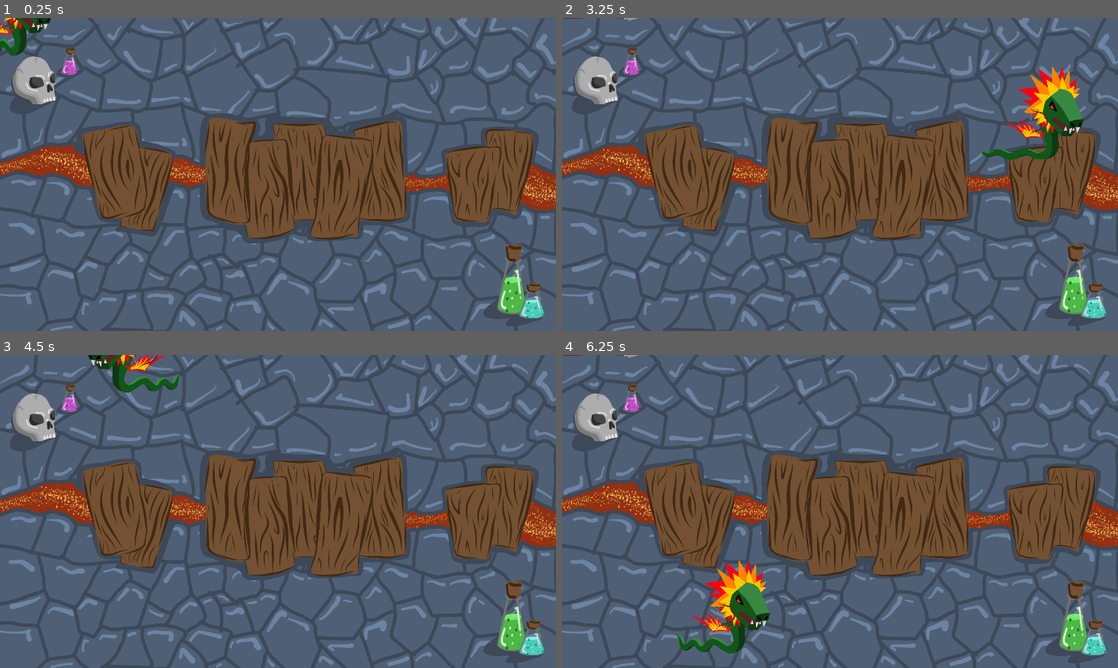
Above: before the commit, frames 1-4 (two rows, left to right).
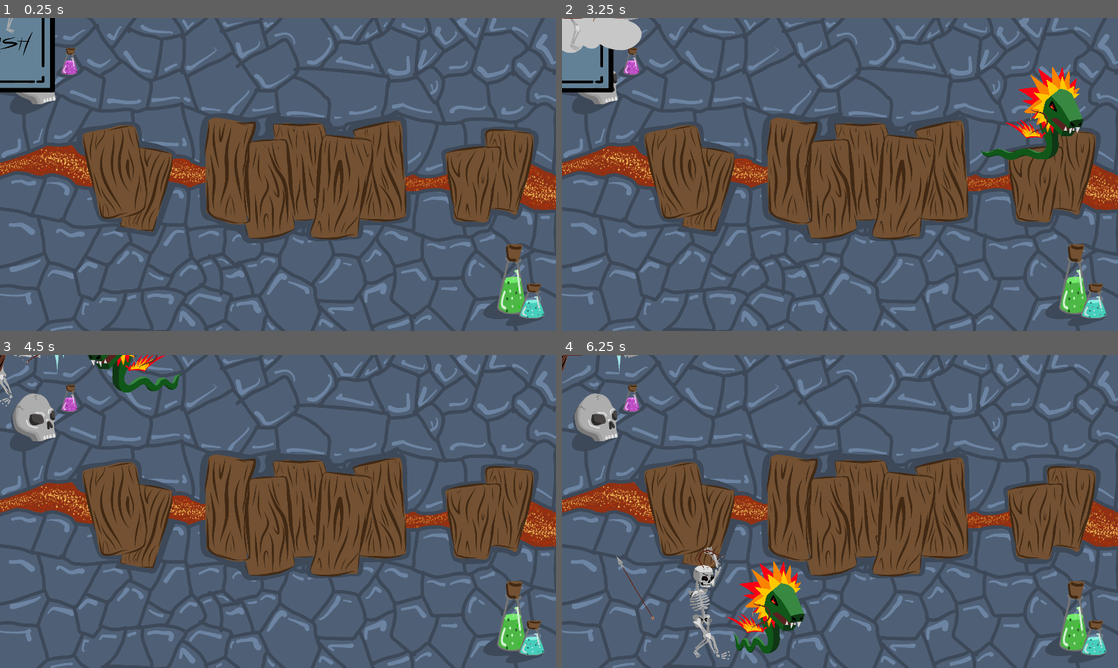
Above: after the commit, the same moments.

Repository: RNSM-Games/godot-gmtk-jam-2023
Game: Godot game, scene res://scenes/RealMain.tscn
Two runs of this game, one before a commit and one after it. Both use one fixed random seed, a clock stepped at 60 frames per second and the inputs below. This scene is started directly instead of the project's main scene.
Inputs (mouse positions are in pixels of both pictures, inside the frame that each line leads up to):
- Up to frame 1 (0.25 s): no input
- Up to frame 2 (3.25 s): tap Enter at 0.5 s; move the mouse to (962, 158) at 0.52 s; hold Right (right) 0.53-1.28 s; hold Right mouse button (Ability) 0.53-1.28 s; move the mouse to (728, 190) at 1.27 s; hold Down (down) 1.28-2.03 s; click (728, 190) at 1.35 s; move the mouse to (895, 105) at 2.02 s; hold Right (right) 2.03-2.78 s; hold Right mouse button (Ability) 2.03-2.78 s; move the mouse to (812, 237) at 2.77 s; hold Up (up) from 2.78 s (still down); click (812, 237) at 2.85 s
- Up to frame 3 (4.5 s): move the mouse to (444, 558) at 3.52 s; release Up (up) at 3.53 s; hold Right mouse button (Ability) 3.53-4.28 s; hold Left (left) from 3.53 s (still down); move the mouse to (111, 464) at 4.27 s; click (111, 464) at 4.35 s
- Up to frame 4 (6.25 s): move the mouse to (867, 511) at 5.02 s; release Left (left) at 5.03 s; hold Down (down) 5.03-5.78 s; hold Right mouse button (Ability) 5.03-5.78 s; move the mouse to (756, 433) at 5.77 s; hold Right (right) from 5.78 s (still down); click (756, 433) at 5.85 s

The runs differ from the first frame. In frame 1, 2.3% of the frame differs, in the area x 0-10%, y 0-24%; in frame 2, 2.6%; in frame 3, 0.2%; in frame 4, 4.4%, in the area x 0-44%, y 0-98%.
Error in both runs: Cannot call method 'get_child' on a null value. (res://scripts/Equippable/RangedWeapon.gd:20)

Commit message:
add quetz and card explosion

Diff:
--- a/scenes/Creatures/orc.tscn
+++ b/scenes/Creatures/orc.tscn
@@ -53,7 +53,6 @@
 script = ExtResource("2_kp8ym")
 weapon = NodePath("../Weapon/ranged_weapon")
 ability = NodePath("../Ability/Dodge")
-max_health = 10000
 health = 10
 damage = 1.0
 speed = 600.0
--- a/scenes/RealMain.tscn
+++ b/scenes/RealMain.tscn
@@ -1,7 +1,8 @@
-[gd_scene load_steps=4 format=3 uid="uid://b8eivdsbl17hq"]
+[gd_scene load_steps=5 format=3 uid="uid://b8eivdsbl17hq"]
 
 [ext_resource type="Script" path="res://scripts/RealMain.gd" id="1_3u71l"]
 [ext_resource type="Texture2D" uid="uid://c6sgqjy5u7pnb" path="res://assets/Environment/Background.png" id="1_8llla"]
+[ext_resource type="PackedScene" uid="uid://blgd3t0mnnsfy" path="res://scenes/Deck/Card.tscn" id="4_8knci"]
 [ext_resource type="PackedScene" uid="uid://cwlasawkvfnry" path="res://scenes/Creatures/quetz.tscn" id="4_avqss"]
 
 [node name="RealMain" type="Node"]
@@ -19,4 +20,7 @@
 
 [node name="Quetz" parent="." instance=ExtResource("4_avqss")]
 
+[node name="Card" parent="." instance=ExtResource("4_8knci")]
+
 [connection signal="timeout" from="Timer" to="." method="_on_timer_timeout"]
+[connection signal="cardExploded" from="Card" to="." method="_on_card_card_exploded"]
